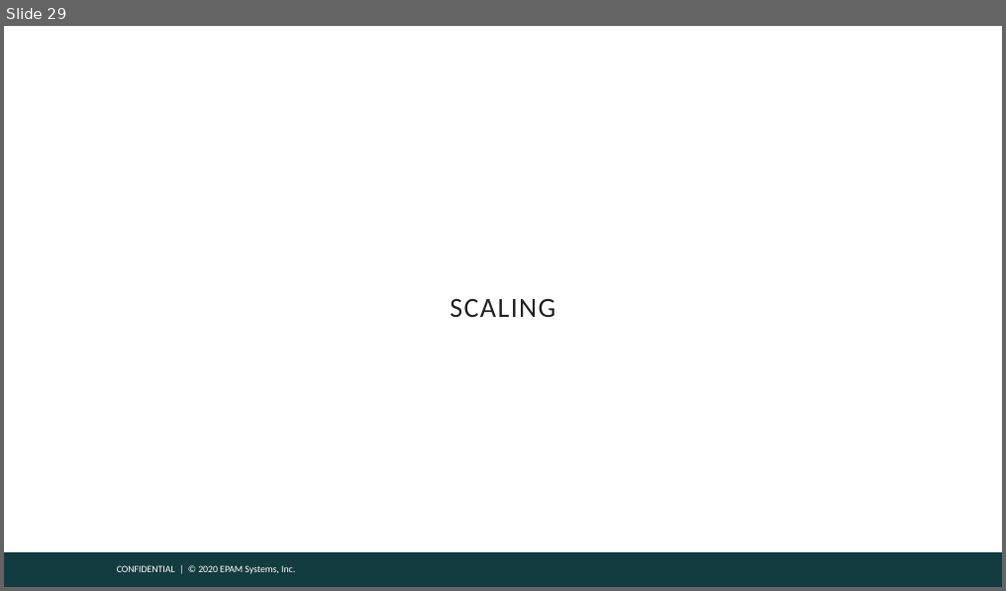
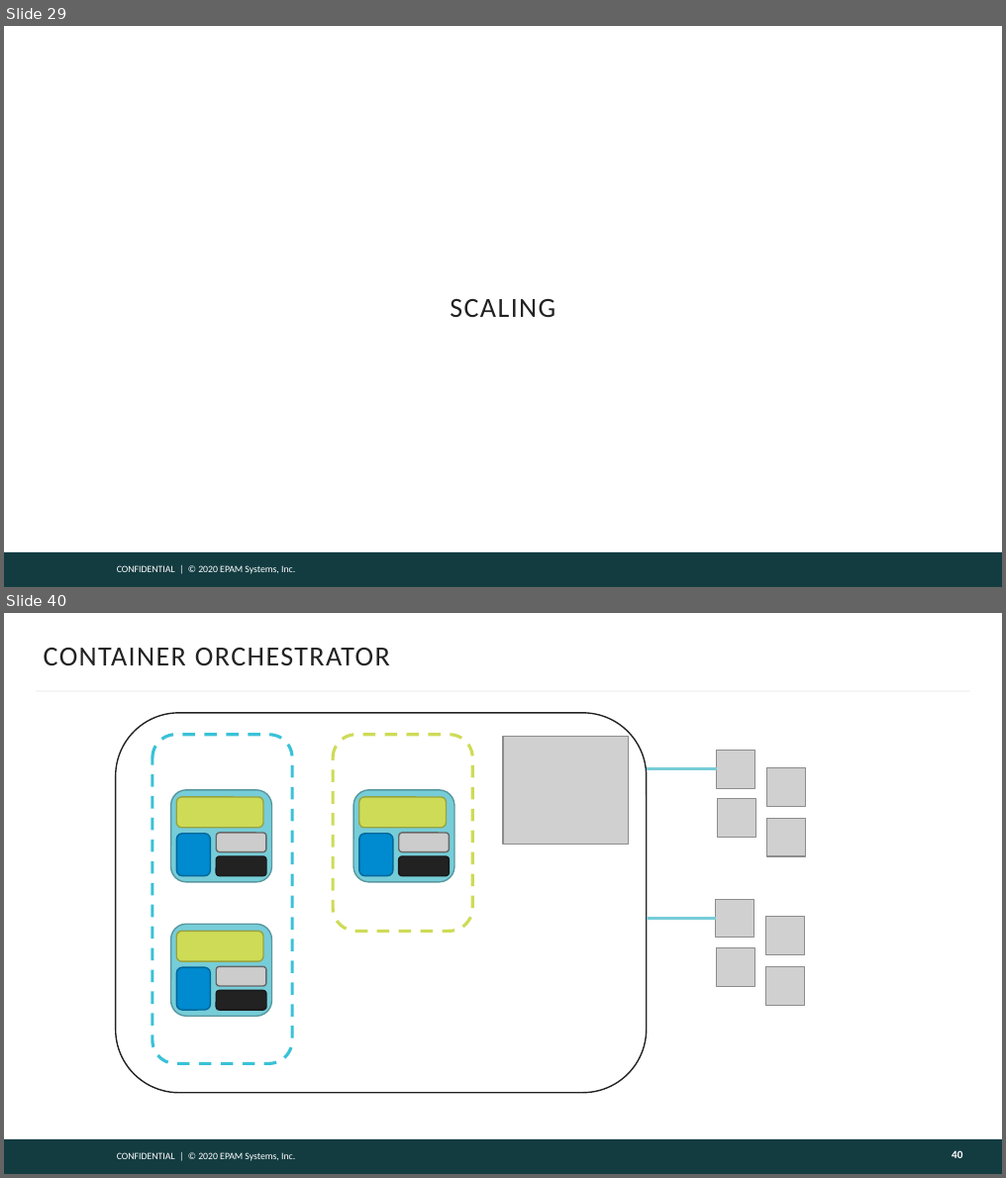
Before and after one commit to gitaroktato/introduction-to-microservices, a slide deck: lecture_3_microservice_patterns.pptx. Shown one above the other, each under a label of ours: slide 29 before the commit, slides 29 and 40 after it; the slides between them are not shown. The pictures are 1006x591 and 1006x1178 pixels, drawn with LibreOffice and Linux fonts; fonts in the diff are those of the drawing; grey boxes stand for pictures; background and template pictures are left out. Boxes give left, top, right and bottom in pixels: in the first picture for what was removed or moved away, otherwise in the second. Text is boxed around its words. In the diff, an @@ line names an element or a change of style, - is before the commit and + after.

```diff
--- a/lecture_3_microservice_patterns.pptx
+++ b/lecture_3_microservice_patterns.pptx
@@ slide 40 added at (x1=4, y1=613, x2=1002, y2=1174), background #FFFFFF; not listed: 2 template elements that a slide beside it also shows @@
@@ title added at (x1=44, y1=648, x2=390, y2=665), 20 pt, text #222222 @@
+CONTAINER ORCHESTRATOR
@@ line added from (36, 691) to (970, 691), #F5F5F5 1.5 pt @@
@@ rounded rectangle added at (x1=116, y1=713, x2=647, y2=1093), fill #FFFFFF, outline #222222 1 pt @@
@@ rounded rectangle added at (x1=152, y1=735, x2=292, y2=1064), fill #FFFFFF, outline #39C2D7 2.25 pt dashed @@
@@ rounded rectangle added at (x1=333, y1=735, x2=472, y2=932), fill #FFFFFF, outline #CEDB56 2.25 pt dashed @@
@@ picture added at (x1=503, y1=736, x2=628, y2=844) @@
@@ line added from (717, 769) to (647, 769), #76CDD8 2.25 pt @@
@@ group added at (x1=717, y1=750, x2=805, y2=858): 4 pictures @@
@@ group added at (x1=170, y1=789, x2=271, y2=881): 5 rounded rectangles @@
@@ group added at (x1=353, y1=789, x2=454, y2=881): 5 rounded rectangles @@
@@ line added from (716, 918) to (647, 918), #76CDD8 2.25 pt @@
@@ group added at (x1=716, y1=899, x2=804, y2=1006): 4 pictures @@
@@ group added at (x1=170, y1=924, x2=271, y2=1016): 5 rounded rectangles @@
@@ page number added at (x1=951, y1=1151, x2=962, y2=1158), 8 pt, text #FEFEFE, bold @@
+40
```
Also in this commit, not shown: 14 other slides added.
